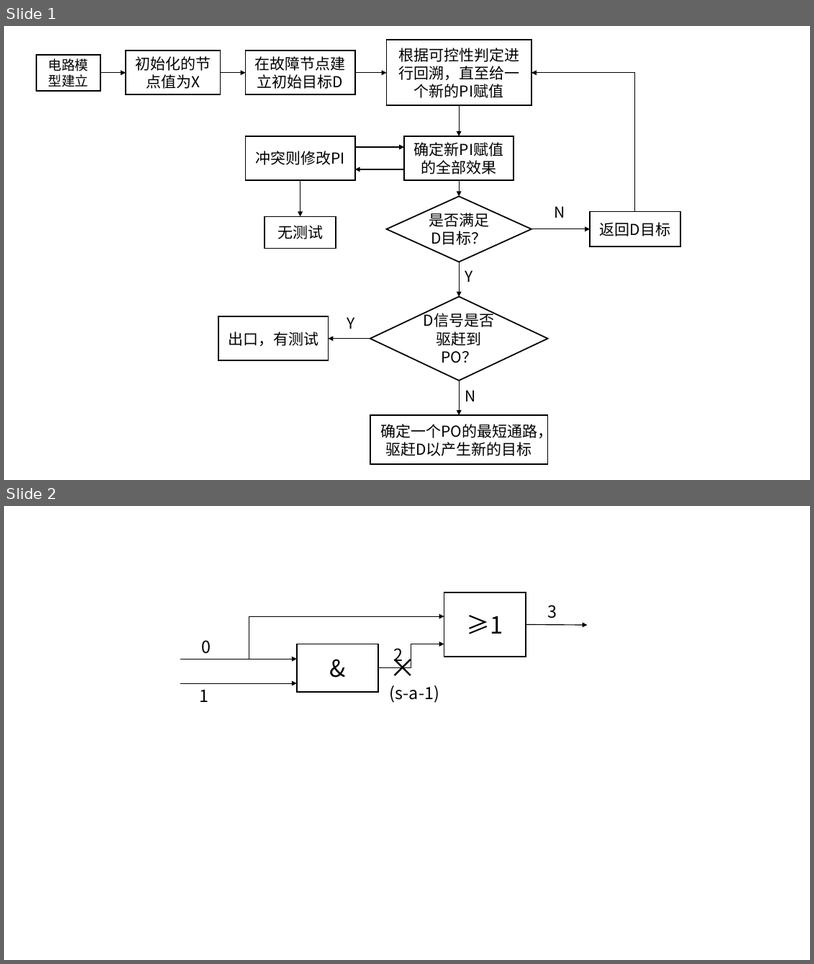
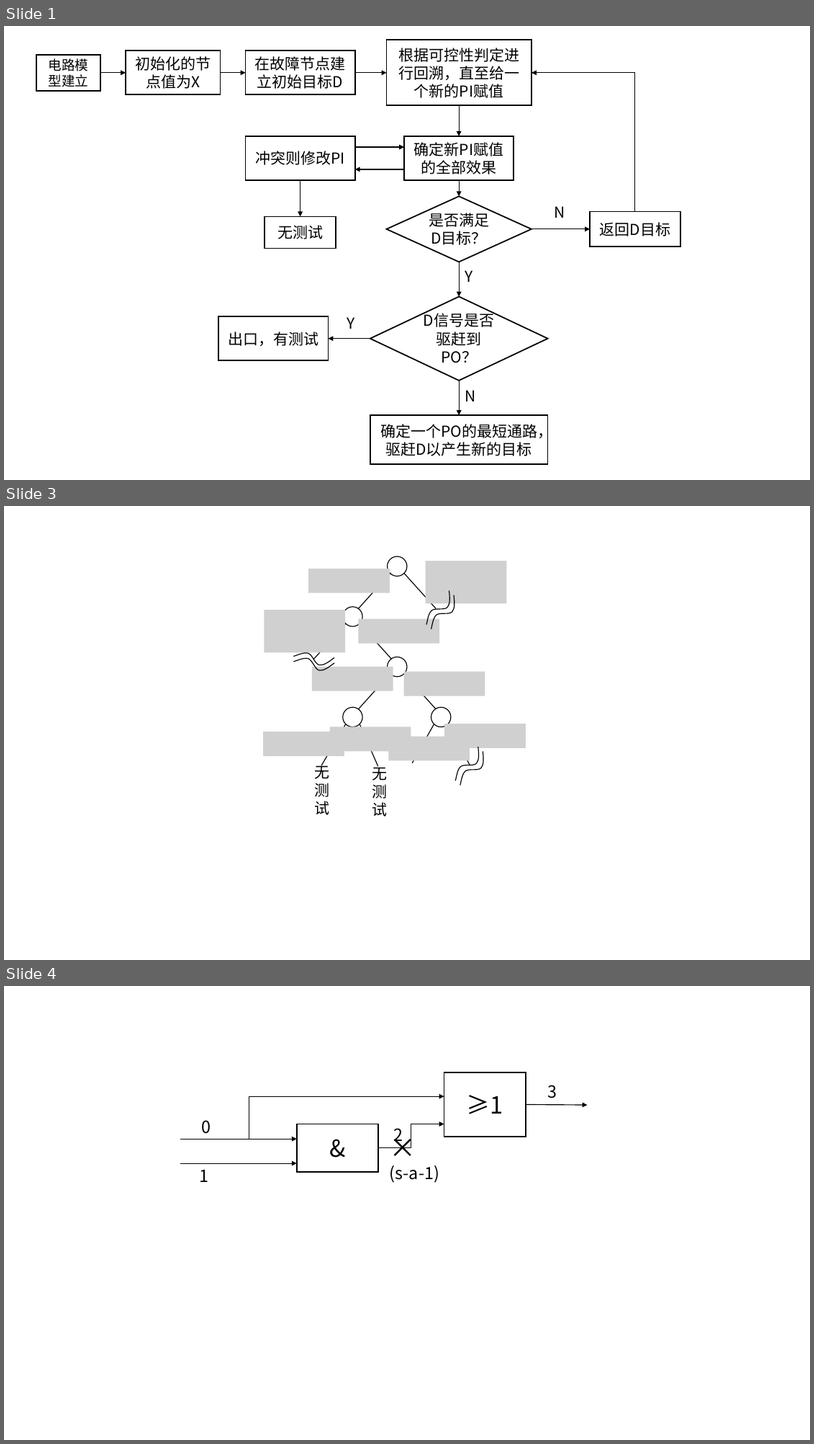
Before and after one commit to kcujy233/D-PODEM, a slide deck: model.pptx. Shown one above the other, each under a label of ours: slides 1 and 2 before the commit, slides 1, 3 and 4 after it; the slides between them are not shown. The pictures are 814x964 and 814x1444 pixels, drawn with LibreOffice and Linux fonts; fonts in the diff are those of the drawing; grey boxes stand for pictures. Boxes give left, top, right and bottom in pixels: in the first picture for what was removed or moved away, otherwise in the second. Text is boxed around its words. In the diff, an @@ line names an element or a change of style, - is before the commit and + after.

```diff
--- a/model.pptx
+++ b/model.pptx
@@ slide 3 added at (x1=4, y1=506, x2=810, y2=960), background #FFFFFF @@
@@ group added at (x1=263, y1=556, x2=526, y2=816): 10 lines, 10 pictures, 6 freeform shapes, 5 ellipses, 2 texts @@
+无测试
+无测试
@@ what was slide 2 is now slide 4 @@
```
Also in this commit, not shown: 1 other slide added, 1 other file.
